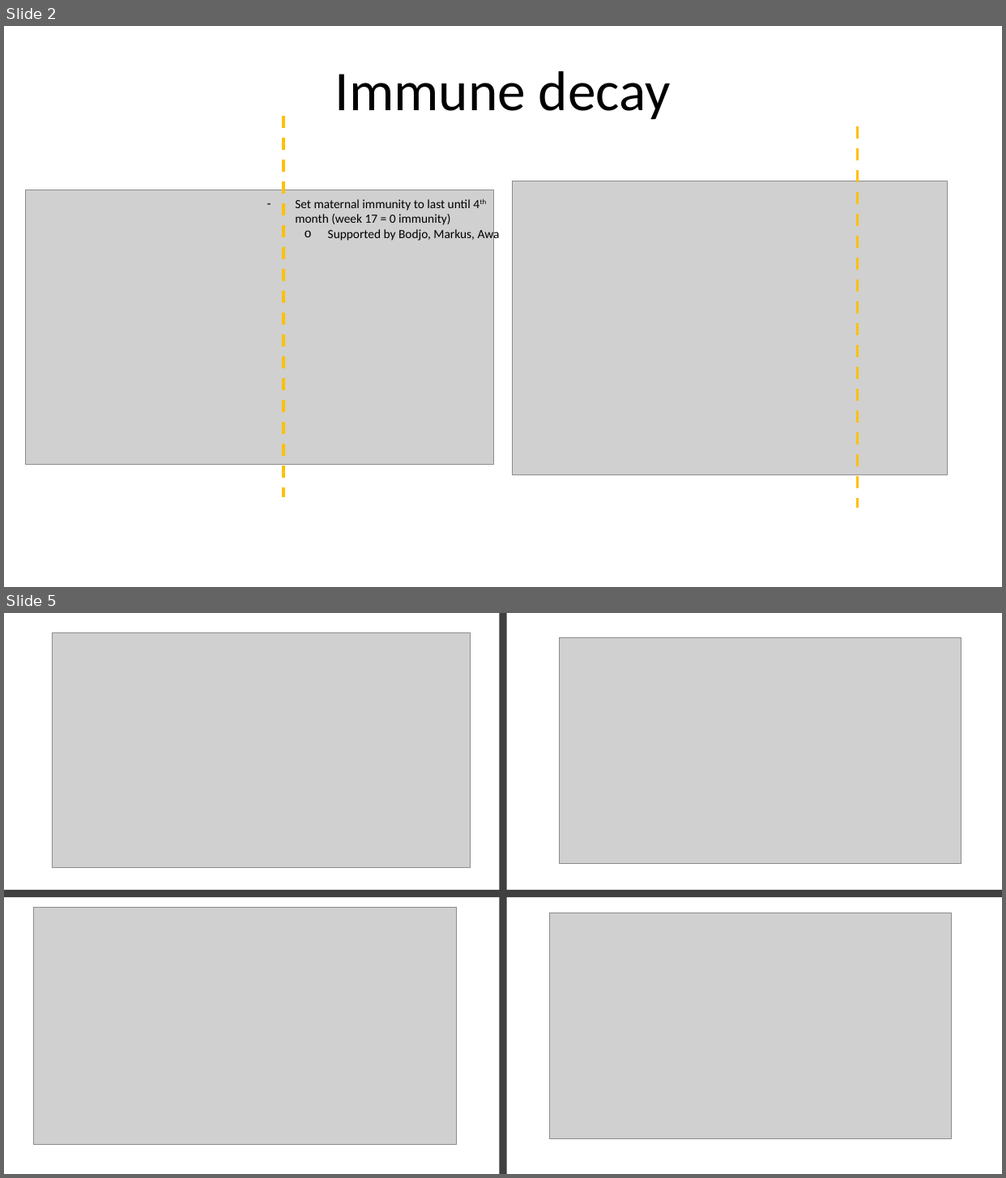
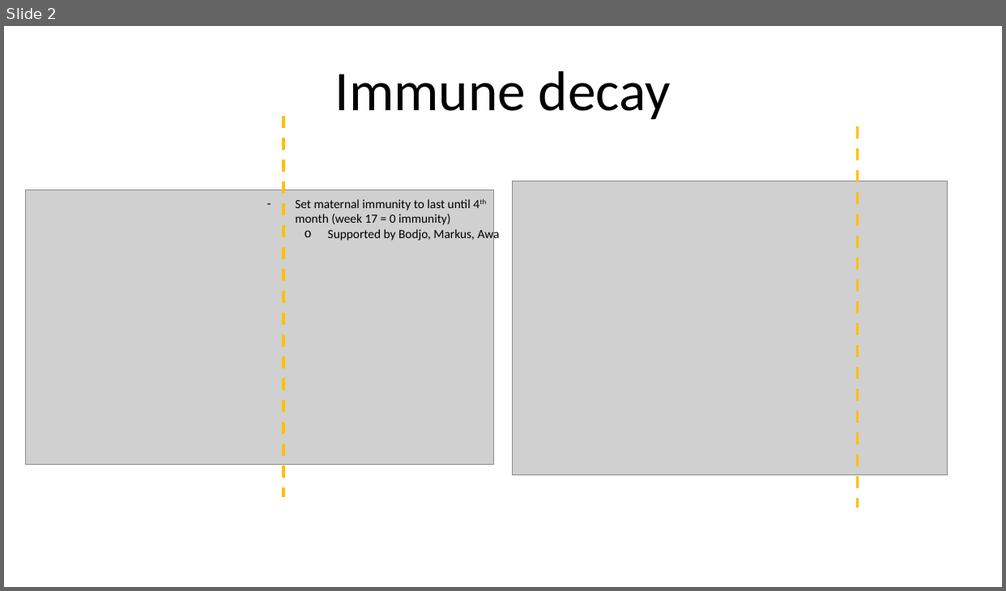
Before and after one commit to BethSavagar/demographic_model_1, a slide deck: results-presentations/model-test-BAOBAB.pptx. Shown one above the other, each under a label of ours: slides 2 and 5 before the commit, slide 2 after it; the slides between them are not shown. The pictures are 1006x1178 and 1006x591 pixels, drawn with LibreOffice and Linux fonts; fonts in the diff are those of the drawing; grey boxes stand for pictures. Boxes give left, top, right and bottom in pixels: in the first picture for what was removed or moved away, otherwise in the second. Text is boxed around its words. In the diff, an @@ line names an element or a change of style, - is before the commit and + after.

```diff
--- a/results-presentations/model-test-BAOBAB.pptx
+++ b/results-presentations/model-test-BAOBAB.pptx
@@ slide 5 removed at (4,613,1002,1174), background #FFFFFF @@
@@ picture removed at (52,632,471,868) @@
@@ rectangle removed at (500,613,507,1174) @@
@@ picture removed at (560,637,961,864) @@
@@ rectangle removed at (4,890,505,897) @@
@@ rectangle removed at (501,890,1002,897) @@
@@ picture removed at (34,907,457,1145) @@
@@ picture removed at (550,914,952,1139) @@
```
Also in this commit, not shown: 1 slide changed, 4 slides added, 2 other slides removed, 1 other file.
